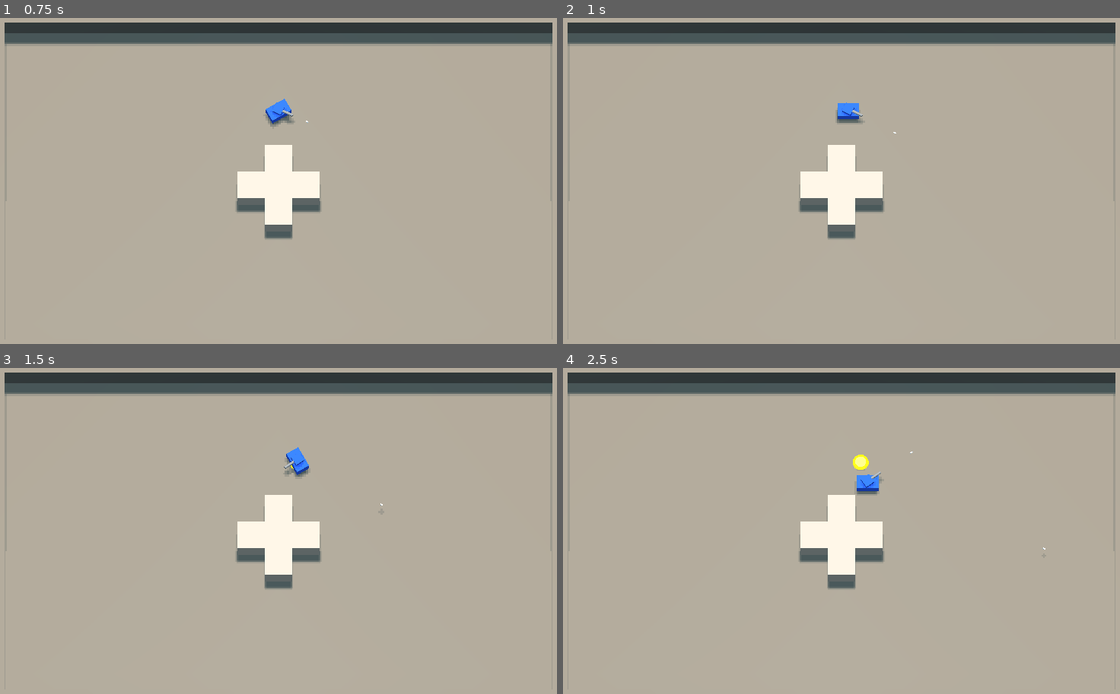
Above: before the commit, frames 1-4 (two rows, left to right).
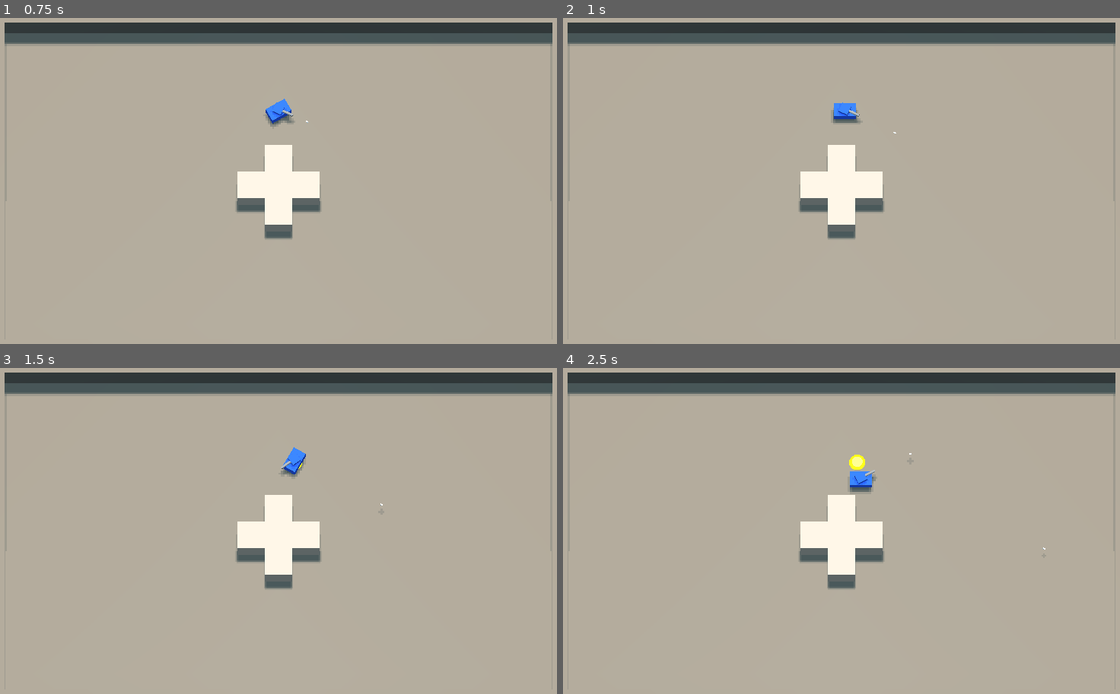
Above: after the commit, the same moments.

Repository: jdrempel/tanks
Game: Godot game, scene res://Main.tscn
The game is run twice, just before and just after one commit, with the same random seed, the same clock (stepped at 60 frames per second) and the same inputs.
Inputs (mouse positions are in pixels of both pictures, inside the frame that each line leads up to):
- Up to frame 1 (0.75 s): tap Enter at 0.5 s; move the mouse to (412, 167) at 0.52 s; hold D (move_right) from 0.53 s (still down); click (412, 167) at 0.6 s
- Up to frame 2 (1 s): keep holding D (move_right)
- Up to frame 3 (1.5 s): move the mouse to (155, 553) at 1.27 s; release D (move_right) at 1.28 s; hold S (move_down) from 1.28 s (still down); right-click (155, 553) at 1.35 s
- Up to frame 4 (2.5 s): move the mouse to (902, 459) at 2.02 s; release S (move_down) at 2.03 s; hold D (move_right) from 2.03 s (still down); click (902, 459) at 2.1 s

Frame 1 is identical in both runs. In frame 2, 0.1% of the frame differs, in the area x 48-54%, y 25-33%; in frame 3, 0.2%; in frame 4, 0.4%, in the area x 51-63%, y 25-39%.

Commit message:
Use shortest rotation angle for player motion

Diff:
--- a/characters/Player.gd
+++ b/characters/Player.gd
@@ -8,6 +8,7 @@
 var target_location: Vector3
 var last_target_direction: Vector3
 var target_rotation: Basis
+var opposite_rotation: Basis
 var rotation_lerp := 0.0
 
 
@@ -16,19 +17,33 @@
 	rotation_lerp = 0
 
 
-func rotate_player(delta):
-	if rotation_lerp < 1:
-		rotation_lerp += delta * turn_speed
-	elif rotation_lerp > 1:
-		rotation_lerp = 1
-	transform.basis = transform.basis.slerp(target_rotation, rotation_lerp).orthonormalized()
+func rotate_player(delta, target_direction):
+	target_rotation = transform.looking_at(target_location, Vector3.UP).basis
+	var target_quat = target_rotation.get_rotation_quat()
+	var angle_to_target = transform.basis.get_rotation_quat().angle_to(target_quat)
+	opposite_rotation = target_rotation.rotated(Vector3.UP, PI)
+	var opposite_quat = opposite_rotation.get_rotation_quat()
+	var angle_to_opposite = transform.basis.get_rotation_quat().angle_to(opposite_quat)
+	var pointing_vector: Vector3
+	if angle_to_target > angle_to_opposite:
+		target_rotation = opposite_rotation
+	var facing_vector := -transform.basis.z.normalized()
+	var opposing_vector := transform.basis.z.normalized()
+	if facing_vector.dot(target_direction) < 1 and opposing_vector.dot(target_direction) < 1:
+		if rotation_lerp < 1:
+			rotation_lerp += delta * turn_speed
+		elif rotation_lerp > 1:
+			rotation_lerp = 1
+		transform.basis = transform.basis.slerp(target_rotation, rotation_lerp).orthonormalized()
+
+	return [facing_vector, opposing_vector]
 
 
 func destroy():
 	queue_free()
 
 
-func _process(delta):
+func get_movement_vector():
 	var target_direction := Vector3.ZERO
 
 	if Input.is_action_pressed("move_up"):
@@ -40,16 +55,22 @@
 	if Input.is_action_pressed("move_right"):
 		target_direction.x += 1
 
+	if target_direction.length():
+		return target_direction.normalized()
+	return target_direction
+
+
+func _process(delta):
+
+	var target_direction = get_movement_vector()
 	if target_direction != Vector3.ZERO:
-		target_direction = target_direction.normalized()
 		var distance_to_target_location = (target_location - transform.origin).length()
-		if target_direction != last_target_direction or distance_to_target_location < 2 * move_speed * delta:
+		if target_direction != last_target_direction:
 			set_target_location(target_direction)
-		target_rotation = transform.looking_at(target_location, Vector3.UP).basis
-		rotate_player(delta)
-		var facing_vector := -transform.basis.z.normalized()
-		var opposing_vector := transform.basis.z.normalized()
-		if facing_vector.dot(target_direction) > 0.99 or opposing_vector.dot(target_direction) > 0.99:
+		var vectors = rotate_player(delta, target_direction)
+		var facing_vector = vectors[0]
+		var opposing_vector = vectors[1]
+		if facing_vector.dot(target_direction) > 0.999 or opposing_vector.dot(target_direction) > 0.999:
 			velocity = move_and_slide(move_speed * target_direction, Vector3.UP)
 
 	last_target_direction = target_direction
